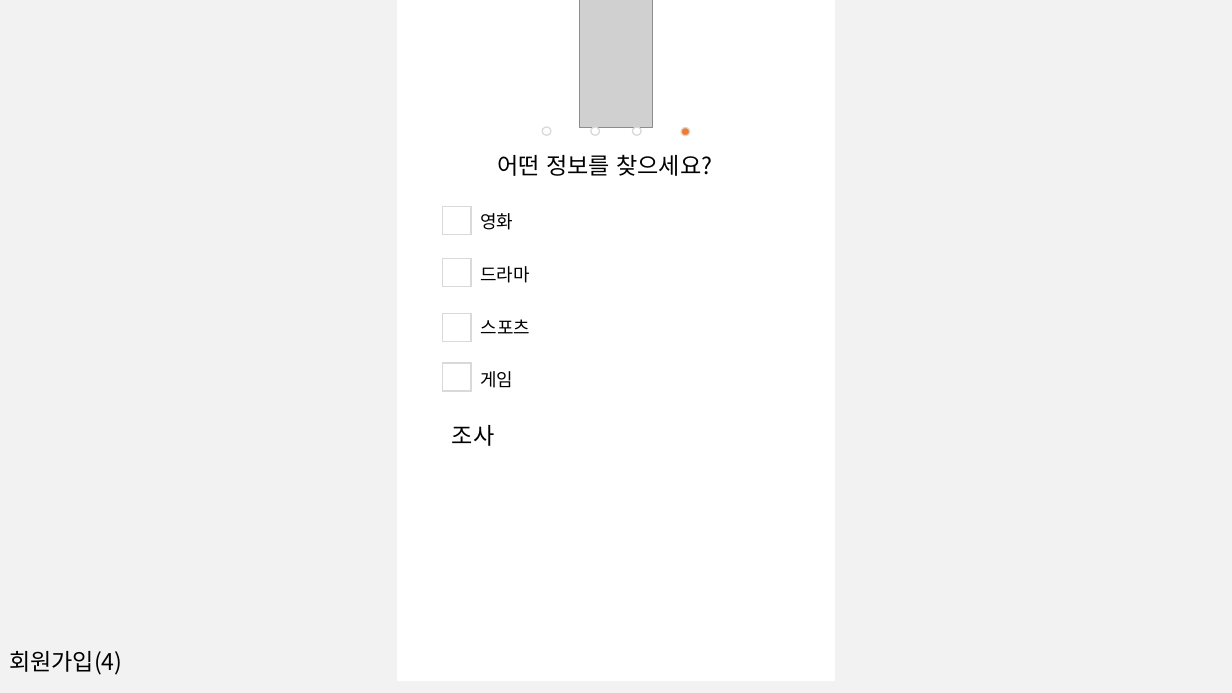
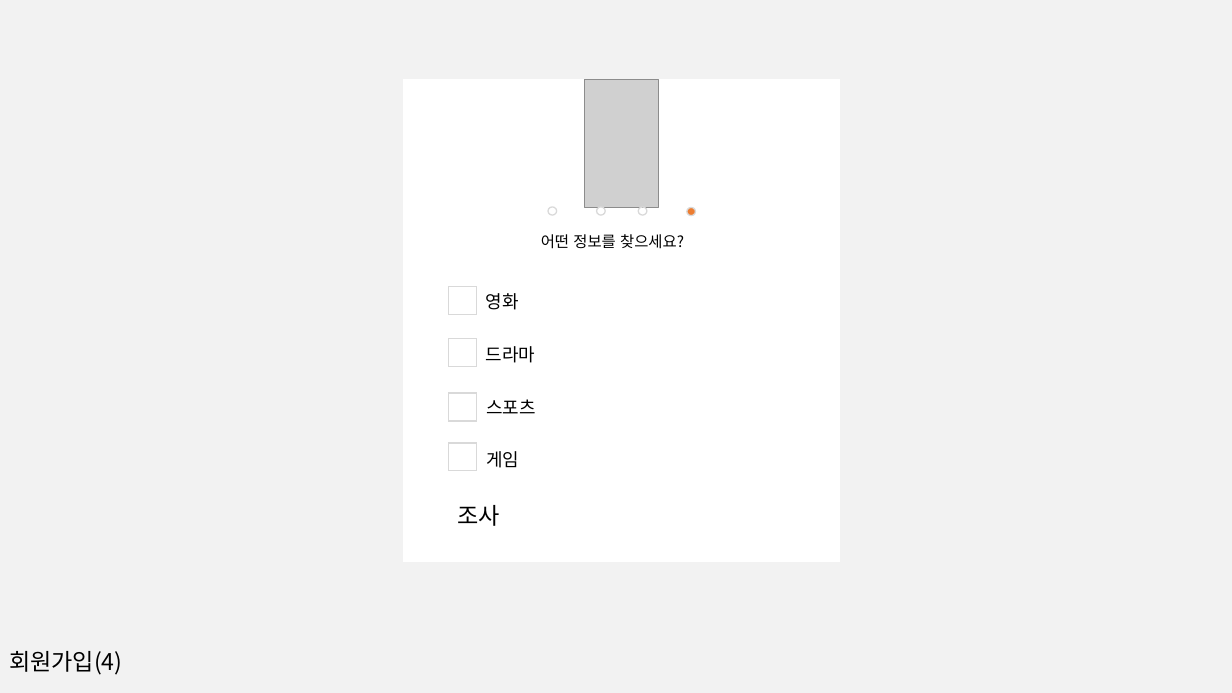
Before and after one commit to What-The-Pork/meeting-log, a slide deck: slide 4 of image/login/회원관리페이지.pptx. Drawn at 1232x693 pixels with LibreOffice and Linux fonts; fonts in the diff are those of the drawing; grey boxes stand for pictures. Boxes give left, top, right and bottom in pixels: in the first picture for what was removed or moved away, otherwise in the second. Text is boxed around its words. In the diff, an @@ line names an element or a change of style, - is before the commit and + after.

```diff
--- a/image/login/회원관리페이지.pptx
+++ b/image/login/회원관리페이지.pptx
@@ rectangle: place and size @@
-rectangle at [398, 0, 835, 680]
+rectangle at [404, 79, 840, 561]
@@ 5 texts, 4 ellipses, 4 rectangles, 1 picture: place and size @@
-5 texts, 4 ellipses, 4 rectangles, 1 picture at [443, 0, 689, 446]
+5 texts, 4 ellipses, 4 rectangles, 1 picture at [448, 79, 695, 526]
@@ text "어떤 정보를 찾으세요?": place and size @@
-text "어떤 정보를 찾으세요?" at [497, 154, 712, 176]
+text "어떤 정보를 찾으세요?" at [541, 234, 684, 249]
@@ text "어떤 정보를 찾으세요?" at [541, 234, 684, 249]: size 18 to 12 pt @@
```
Also in this commit, not shown: 6 other slides changed, 7 slides added.
